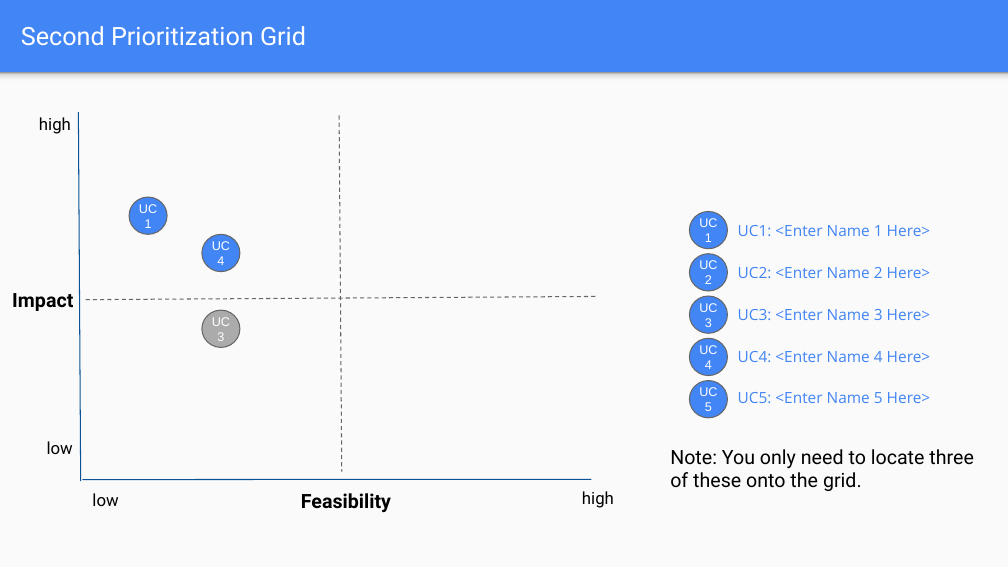
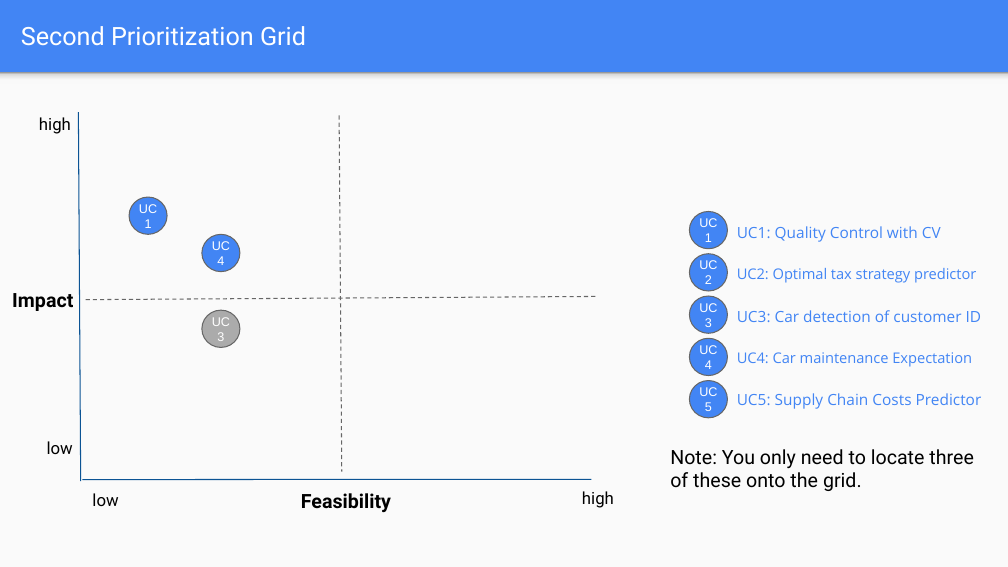
Before and after one commit to mohandesosama/Delivering-an-ML-AI-Strategy, a slide deck: slide 16 of 02_project-steps-aibl.pptx. Drawn at 1008x567 pixels with LibreOffice and Linux fonts; fonts in the diff are those of the drawing. Boxes give left, top, right and bottom in pixels: in the first picture for what was removed or moved away, otherwise in the second. Text is boxed around its words. In the diff, an @@ line names an element or a change of style, - is before the commit and + after.

```diff
--- a/02_project-steps-aibl.pptx
+++ b/02_project-steps-aibl.pptx
@@ text at (737, 226, 941, 242): text changed @@
-UC1: <Enter Name 1 Here>
+UC1: Quality Control with CV
@@ text at (737, 268, 976, 283): text changed; size 11 to 10.5 pt @@
-UC2: <Enter Name 2 Here>
+UC2: Optimal tax strategy predictor
@@ text at (737, 310, 982, 322): text changed @@
-UC3: <Enter Name 3 Here>
+UC3: Car detection of customer ID
@@ text at (737, 352, 972, 367): text changed; size 11 to 10.5 pt @@
-UC4: <Enter Name 4 Here>
+UC4: Car maintenance Expectation
@@ text at (737, 393, 982, 409): text changed @@
-UC5: <Enter Name 5 Here>
+UC5: Supply Chain Costs Predictor
```
Also in this commit, not shown: 3 other slides changed, 2 slides added, 2 slides removed.
